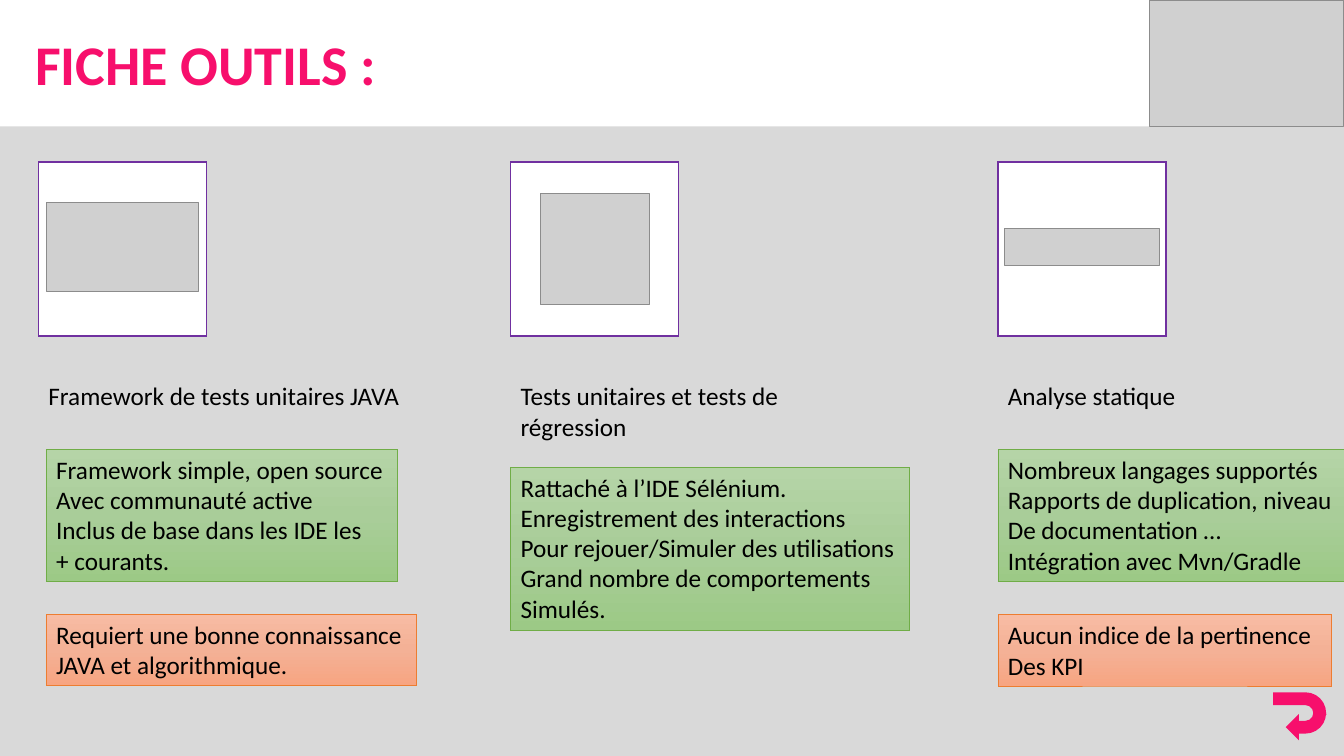
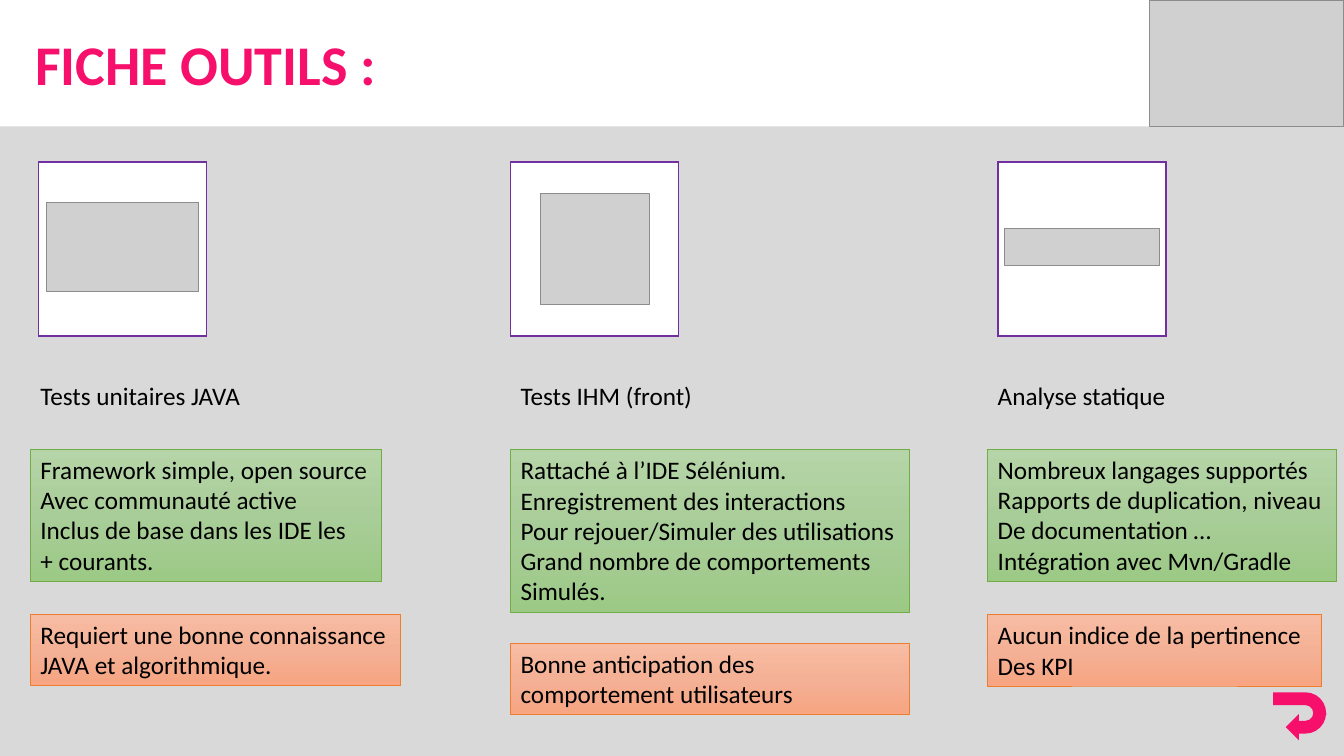
Before and after one commit to AITcorporation/Presentation-DevOps, a slide deck: slide 24 of Presentation.pptx (slide 23 before the commit). Drawn at 1344x756 pixels with LibreOffice and Linux fonts; fonts in the diff are those of the drawing; grey boxes stand for pictures. Boxes give left, top, right and bottom in pixels: in the first picture for what was removed or moved away, otherwise in the second. Text is boxed around its words. In the diff, an @@ line names an element or a change of style, - is before the commit and + after.

```diff
--- a/Presentation.pptx
+++ b/Presentation.pptx
@@ text at <box>40,387,240,405</box>: text changed @@
-Framework de tests unitaires JAVA
+Tests unitaires JAVA
@@ text removed at <box>521,387,778,441</box> @@
-Tests unitaires et tests de
-régression
@@ text added at <box>521,386,692,409</box>, 18 pt, text #000000 @@
+Tests IHM (front)
@@ 2 rectangles, 1 text: place and size @@
-2 rectangles, 1 text at <box>998,387,1344,687</box>
+2 rectangles, 1 text at <box>988,387,1337,687</box>
@@ rectangle "Framework simple, open source": place and size @@
-rectangle "Framework simple, open source" at <box>46,450,397,582</box>
+rectangle "Framework simple, open source" at <box>30,450,381,582</box>
@@ rectangle "Rattaché à l’IDE Sélénium.": place and size @@
-rectangle "Rattaché à l’IDE Sélénium." at <box>511,467,910,630</box>
+rectangle "Rattaché à l’IDE Sélénium." at <box>511,450,910,613</box>
@@ rectangle "Requiert une bonne connaissance": place and size @@
-rectangle "Requiert une bonne connaissance" at <box>46,614,417,686</box>
+rectangle "Requiert une bonne connaissance" at <box>30,614,401,686</box>
@@ rectangle added at <box>511,643,910,715</box>, fill gradient #F7BDA5 to #F5B196 to #F8A582, outline #ED7D31 0.5 pt, 18 pt, text #000000 @@
+Bonne anticipation des comportement utilisateurs
```
Also in this commit, not shown: 17 other slides changed, 1 slide added.
